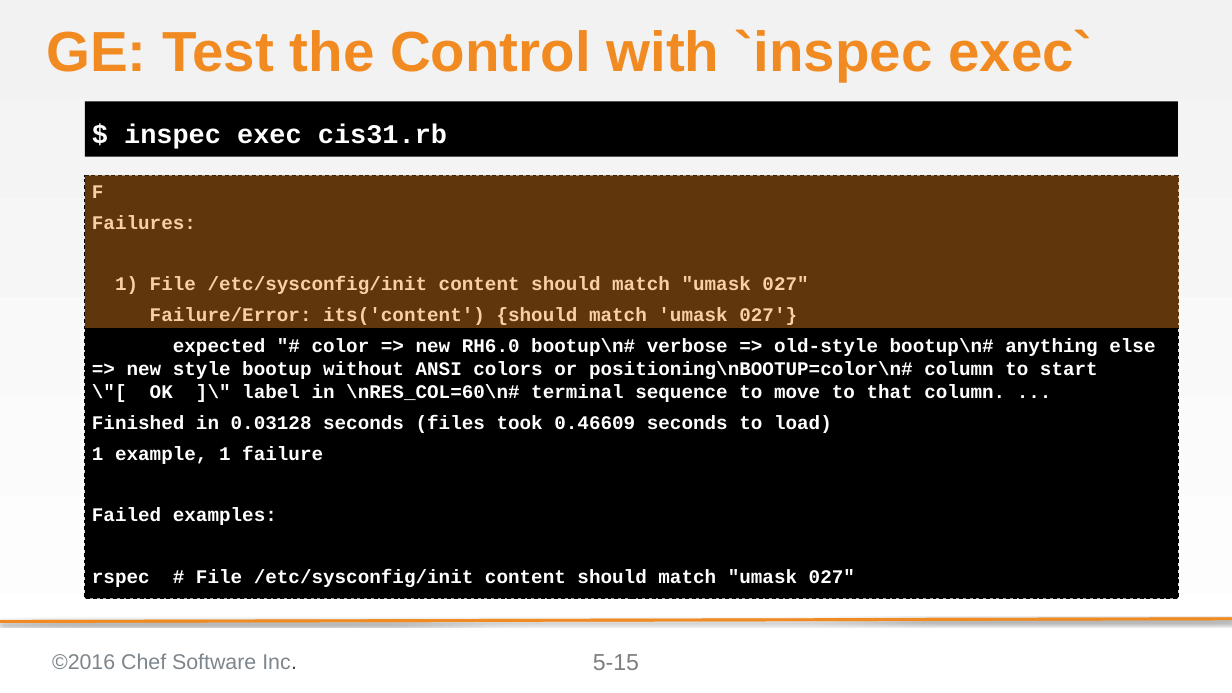
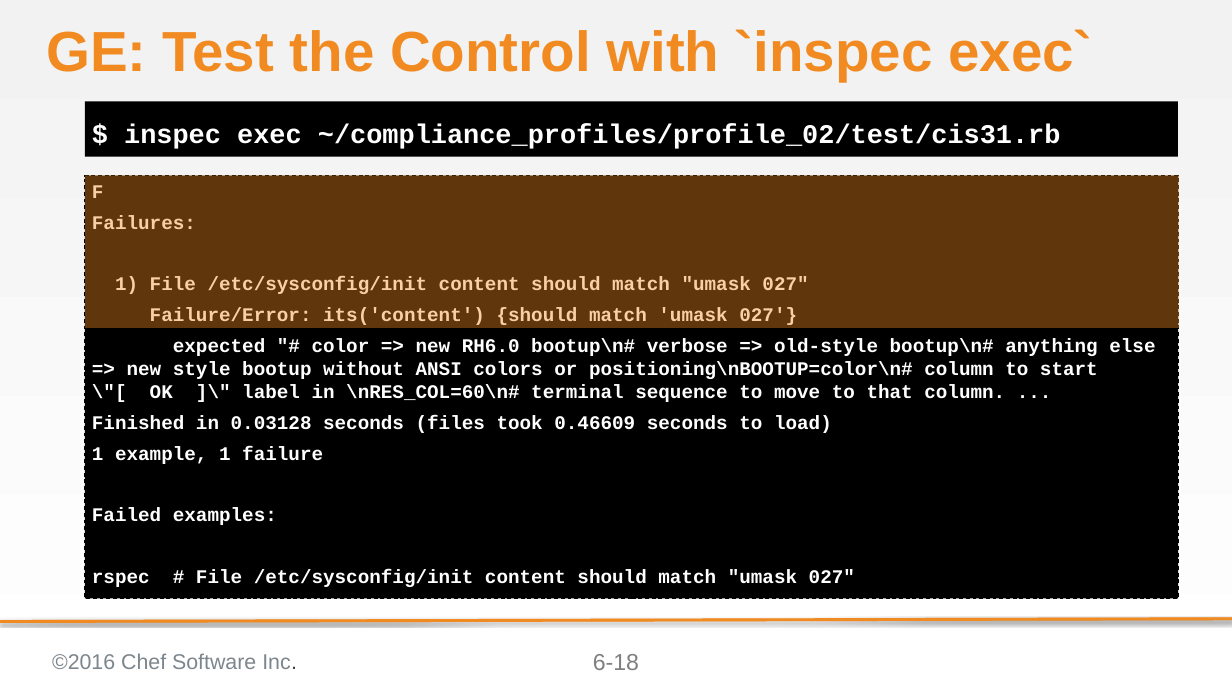
Before and after one commit to bchamby/chef-compliance-installation-configuration-operation, a slide deck: slide 18 of 06-compliance-frameworks-inspec.pptx (slide 15 before the commit). Drawn at 1232x693 pixels with LibreOffice and Linux fonts; fonts in the diff are those of the drawing; background and template pictures are left out. Boxes give left, top, right and bottom in pixels: in the first picture for what was removed or moved away, otherwise in the second. Text is boxed around its words. In the diff, an @@ line names an element or a change of style, - is before the commit and + after.

```diff
--- a/06-compliance-frameworks-inspec.pptx
+++ b/06-compliance-frameworks-inspec.pptx
@@ text at bbox=[124, 124, 1061, 149]: text changed @@
-$ inspec exec cis31.rb
+$ inspec exec ~/compliance_profiles/profile_02/test/cis31.rb
@@ page number at bbox=[593, 654, 639, 670]: text changed @@
-5-15
+6-18
```
Also in this commit, not shown: 3 other slides changed, 15 slides added, 7 slides removed.
